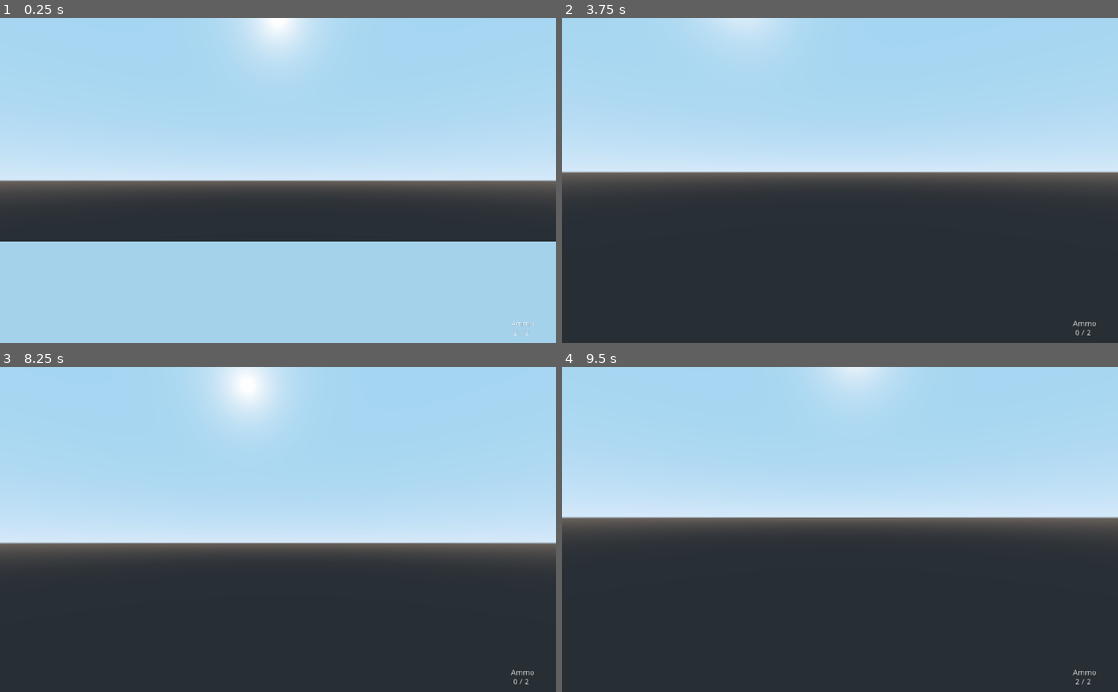
Above: before the commit, frames 1-4 (two rows, left to right).
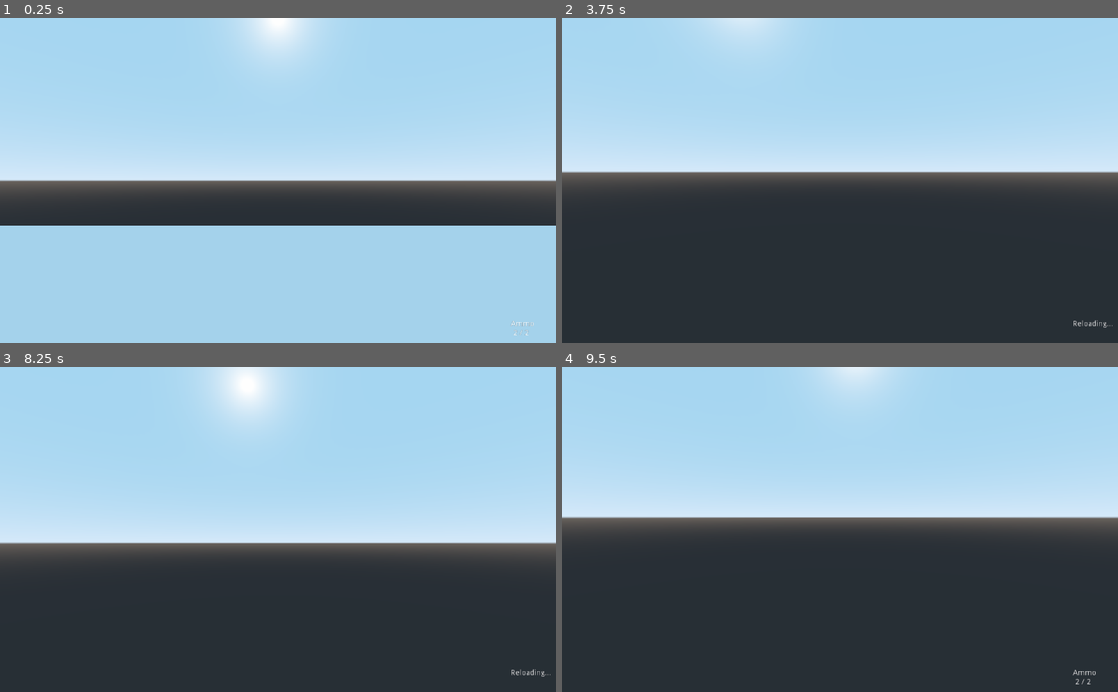
Above: after the commit, the same moments.

Repository: prodes13/curs_godot
Game: Godot game, scene res://World.tscn
Two runs of this game, one before a commit and one after it. Both use one fixed random seed, a clock stepped at 60 frames per second and the inputs below.
Inputs (mouse positions are in pixels of both pictures, inside the frame that each line leads up to):
- Up to frame 1 (0.25 s): no input
- Up to frame 2 (3.75 s): move the mouse to (867, 180) at 0.52 s; hold W (move_forward) from 0.53 s (still down); click (867, 180) at 0.6 s; tap Space (jump) at 0.77, 1.52, 2.75, 3.02 s; move the mouse to (812, 180) at 1.27 s; click (812, 180) at 1.35 s; tap Enter at 2, 3.5 s; move the mouse to (851, 174) at 2.02 s; click (851, 174) at 2.1 s; move the mouse to (834, 187) at 2.77 s; click (834, 187) at 2.85 s; move the mouse to (878, 183) at 3.52 s; click (878, 183) at 3.6 s
- Up to frame 3 (8.25 s): tap Space (jump) at 3.77, 4.25, 4.52, 5.75, 6.02, 6.77, 7.52 s; tap R (reload) at 4.15 s; move the mouse to (233, 526) at 4.27 s; click (233, 526) at 4.35 s; tap Enter at 5 s; move the mouse to (283, 529) at 5.02 s; click (283, 529) at 5.1 s; move the mouse to (255, 523) at 5.77 s; release W (move_forward) at 5.78 s; hold D (move_right) 5.78-6.53 s; click (255, 523) at 5.85 s; move the mouse to (305, 529) at 6.52 s; hold W (move_forward) from 6.53 s (still down); click (305, 529) at 6.6 s; move the mouse to (250, 529) at 7.27 s; click (250, 529) at 7.35 s; move the mouse to (289, 523) at 8.02 s; click (289, 523) at 8.1 s
- Up to frame 4 (9.5 s): move the mouse to (834, 536) at 8.77 s; release W (move_forward) at 8.78 s; hold A (move_left) from 8.78 s (still down); click (834, 536) at 8.85 s; tap Space (jump) at 9.02 s

The runs differ from the first frame. In frame 1, 4.9% of the frame differs, in the area x 0-100%, y 63-69%; in frame 2, less than 0.1%; in frame 3, less than 0.1%; in frame 4, nothing differs.

Commit message:
starting interactable objects

Diff:
--- /dev/null
+++ b/FPSgame/Interactable/Interactable.gd
@@ -0,0 +1,11 @@
+extends Node
+
+class_name Interactable
+
+func get_interaction_text():
+	return "Interact"
+
+func interact():
+	print("Interacted with %s" % name)
+
+#   https://www.youtube.com/watch?v=5YT4bFw9k4U
--- a/FPSgame/Player/Player.tscn
+++ b/FPSgame/Player/Player.tscn
@@ -23,6 +23,8 @@
 enabled = true
 cast_to = Vector3( 0, 0, -100 )
 
+[node name="InteractionRaycast" type="RayCast" parent="Head/Camera"]
+
 [node name="CollisionShape" type="CollisionShape" parent="."]
 transform = Transform( 1, 0, 0, 0, -1.62921e-07, -1, 0, 1, -1.62921e-07, 0, 0, 0 )
 shape = SubResource( 1 )
--- a/FPSgame/Player/Weapon.gd
+++ b/FPSgame/Player/Weapon.gd
@@ -18,24 +18,17 @@
 	current_ammo = clip_size
 
 func _process(_delta):
-	ammo_label.set_text("Ammo\n %d / %d" % [current_ammo, clip_size])
+	if reloading:
+		ammo_label.set_text("Reloading...")
+	else:
+		ammo_label.set_text("Ammo\n %d / %d" % [current_ammo, clip_size])
 	if Input.is_action_just_pressed("primary_fire") and can_fire:
 		if current_ammo > 0 and not reloading:
-			print("Fired weapon!")
-			can_fire = false
-			current_ammo -= 1
-			check_collision()
-			#time in seconds -> fire_rate
-			#timeout -> the applied method
-			yield(get_tree().create_timer(fire_rate), "timeout")
-
-			can_fire = true
+			fire()
 		elif not reloading:
-			print("Reload!")
-			reloading = true
-			yield(get_tree().create_timer(reload_rate), "timeout")
-			current_ammo = clip_size
-			reloading = false
+			reload()
+	if Input.is_action_just_pressed("reload") and not reloading:
+		reload()
 
 func check_collision():
 	if raycast.is_colliding():
@@ -45,5 +38,23 @@
 			collider.queue_free()
 			print("Killed " + collider.name)
 
-# https://www.youtube.com/watch?v=Y_2oiLjOx54
-# min 25
+func fire():
+	print("Fired weapon!")
+	can_fire = false
+	current_ammo -= 1
+	check_collision()
+	#time in seconds -> fire_rate
+	#timeout -> the applied method
+	yield(get_tree().create_timer(fire_rate), "timeout")
+
+	can_fire = true
+
+func reload():
+	print("Reload!")
+	reloading = true
+	yield(get_tree().create_timer(reload_rate), "timeout")
+	current_ammo = clip_size
+	reloading = false
+
+
+#   https://www.youtube.com/watch?v=5YT4bFw9k4U
--- a/FPSgame/World.tscn
+++ b/FPSgame/World.tscn
@@ -17,7 +17,7 @@
 [node name="Player" parent="." instance=ExtResource( 1 )]
 
 [node name="Ground" type="MeshInstance" parent="."]
-transform = Transform( 17.6627, 0, 0, 0, 1, 0, 0, 0, 13.8186, 0, -4.24144, 0 )
+transform = Transform( 17.6627, 0, 0, 0, 1, 0, 0, 0, 13.8186, 0, -2.7514, 0 )
 mesh = SubResource( 1 )
 material/0 = null
 
--- a/FPSgame/project.godot
+++ b/FPSgame/project.godot
@@ -10,11 +10,17 @@
 
 _global_script_classes=[ {
 "base": "Node",
+"class": "Interactable",
+"language": "GDScript",
+"path": "res://Interactable/Interactable.gd"
+}, {
+"base": "Node",
 "class": "Weapon",
 "language": "GDScript",
 "path": "res://Player/Weapon.gd"
 } ]
 _global_script_class_icons={
+"Interactable": "",
 "Weapon": ""
 }
 
